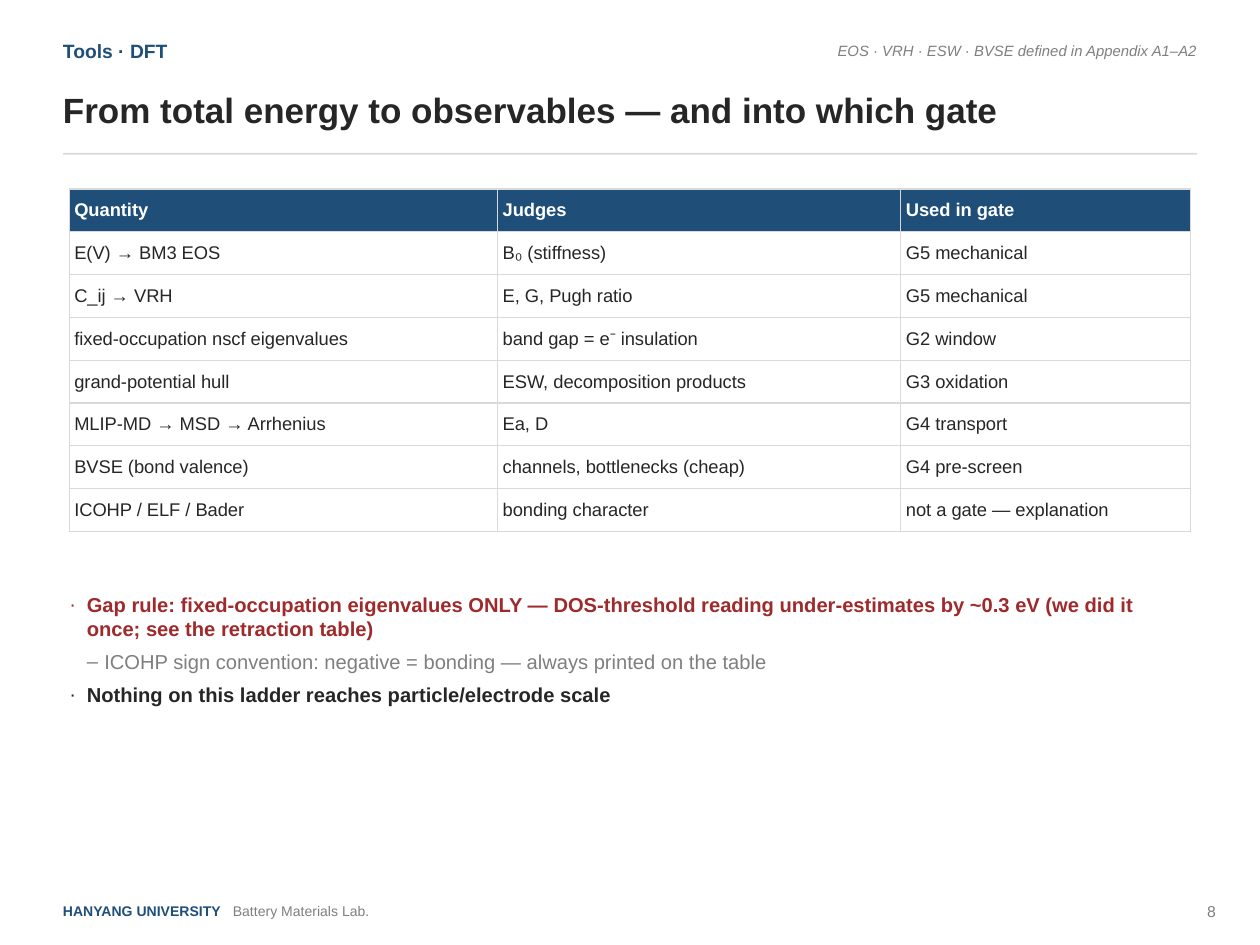
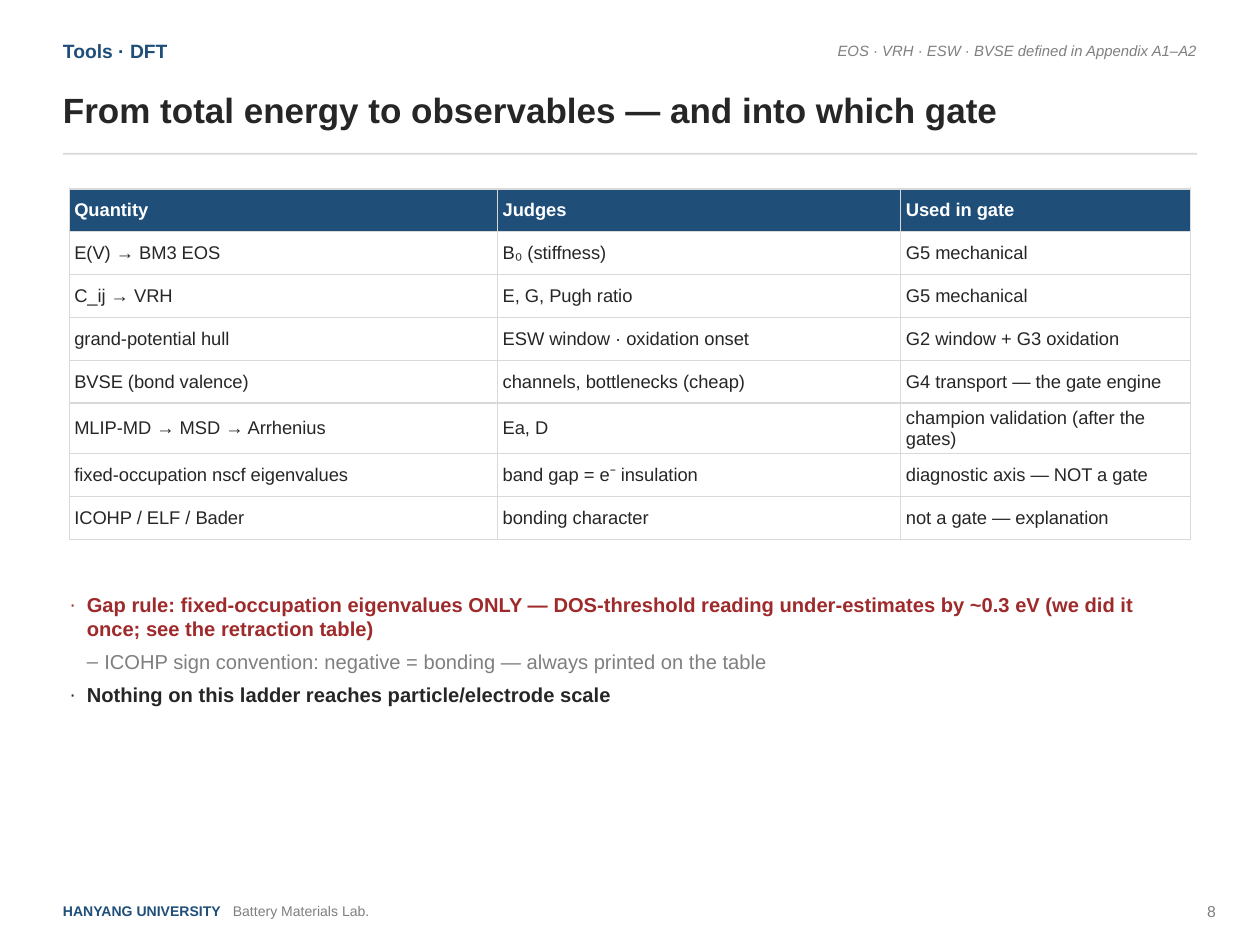
Before and after one commit to yonghoon7153-source/Yonghoon-DEM-DFT, a slide deck: slide 8 of kb/seminars/Research_Seminar_2026_08_v3.pptx. Drawn at 1260x945 pixels with LibreOffice and Linux fonts; fonts in the diff are those of the drawing. Boxes give left, top, right and bottom in pixels: in the first picture for what was removed or moved away, otherwise in the second. Text is boxed around its words. In the diff, an @@ line names an element or a change of style, - is before the commit and + after.

```diff
--- a/kb/seminars/Research_Seminar_2026_08_v3.pptx
+++ b/kb/seminars/Research_Seminar_2026_08_v3.pptx
@@ table at box(69, 189, 1191, 532) @@
-row 4: fixed-occupation nscf eigenvalues | band gap = e⁻ insulation | G2 window
+row 4: grand-potential hull | ESW window · oxidation onset | G2 window + G3 oxidation
-row 5: grand-potential hull | ESW, decomposition products | G3 oxidation
+row 5: BVSE (bond valence) | channels, bottlenecks (cheap) | G4 transport — the gate engine
-row 6, column 3: G4 transport
+row 6, column 3: champion validation (after the gates)
-row 7: BVSE (bond valence) | channels, bottlenecks (cheap) | G4 pre-screen
+row 7: fixed-occupation nscf eigenvalues | band gap = e⁻ insulation | diagnostic axis — NOT a gate
```
Also in this commit, not shown: 34 other slides changed, 1 slide added, 1 other file.
